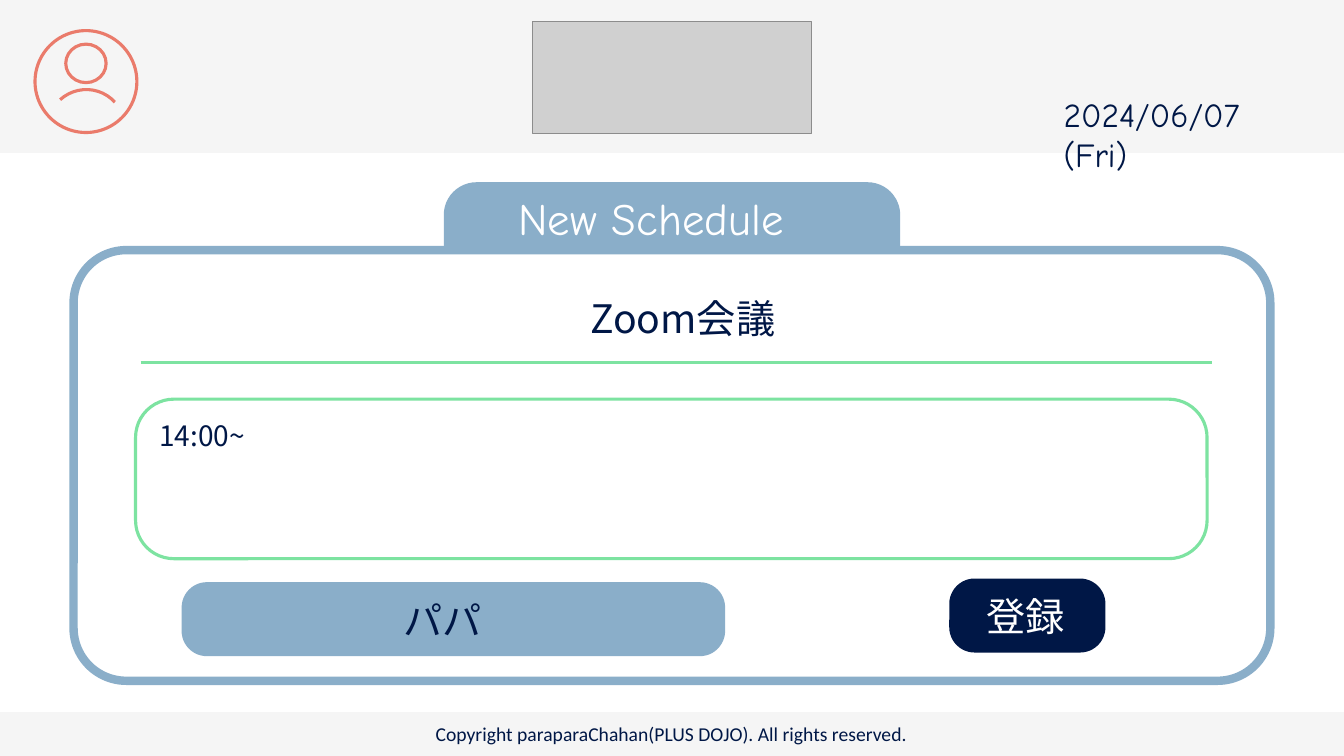
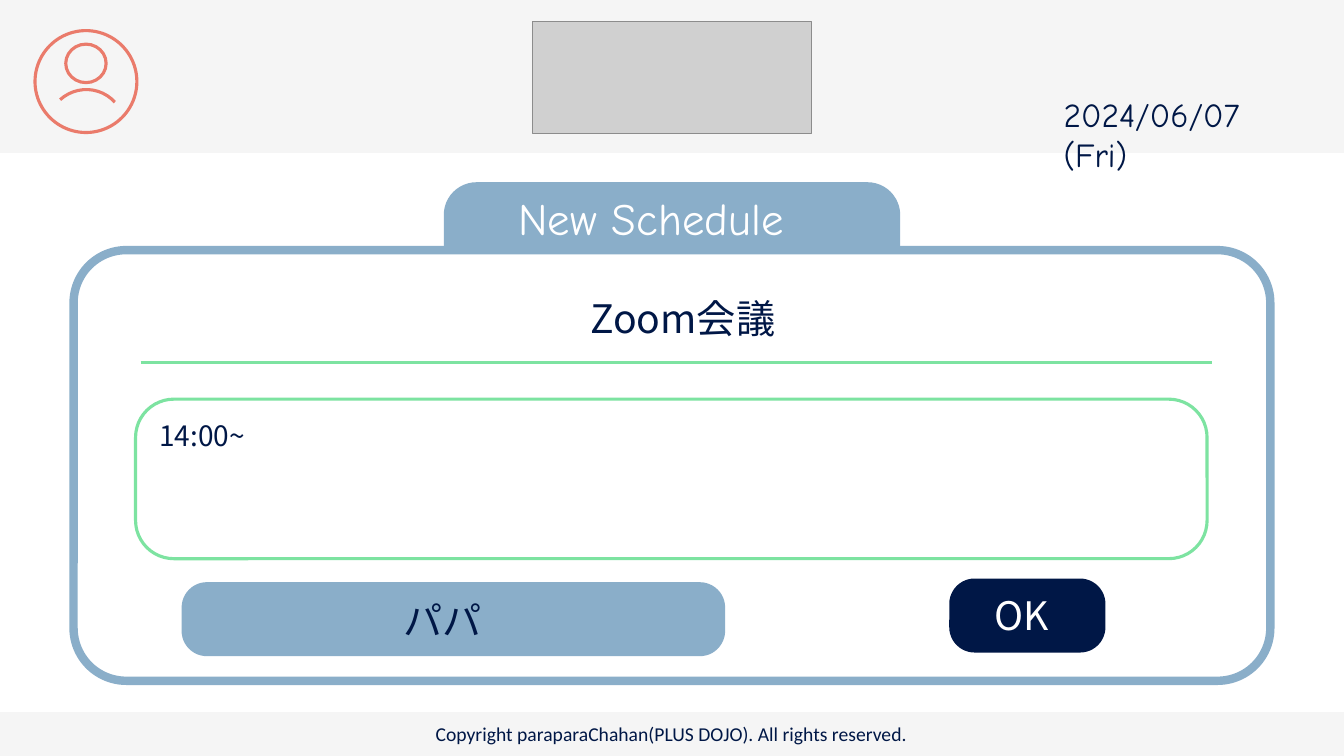
Before and after one commit to plusdojo2024/C2, a slide deck: slide 39 of doc/13_外部設計/famiLink 画面デザイン.pptx (slide 35 before the commit). Drawn at 1344x756 pixels with LibreOffice and Linux fonts; fonts in the diff are those of the drawing; grey boxes stand for pictures. Boxes give left, top, right and bottom in pixels: in the first picture for what was removed or moved away, otherwise in the second. Text is boxed around its words. In the diff, an @@ line names an element or a change of style, - is before the commit and + after.

```diff
--- a/doc/13_外部設計/famiLink 画面デザイン.pptx
+++ b/doc/13_外部設計/famiLink 画面デザイン.pptx
@@ text removed at [986, 598, 1064, 634] @@
-登録
@@ text added at [995, 600, 1049, 631], 28 pt, text #FFFFFF @@
+OK
```
Also in this commit, not shown: 17 other slides changed, 5 slides added, 1 slide removed.
